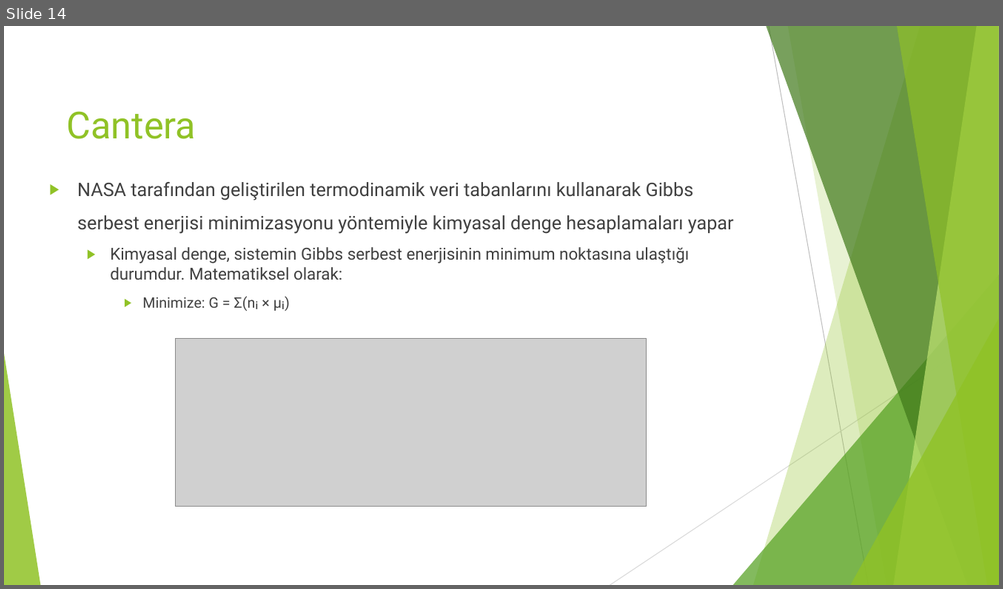
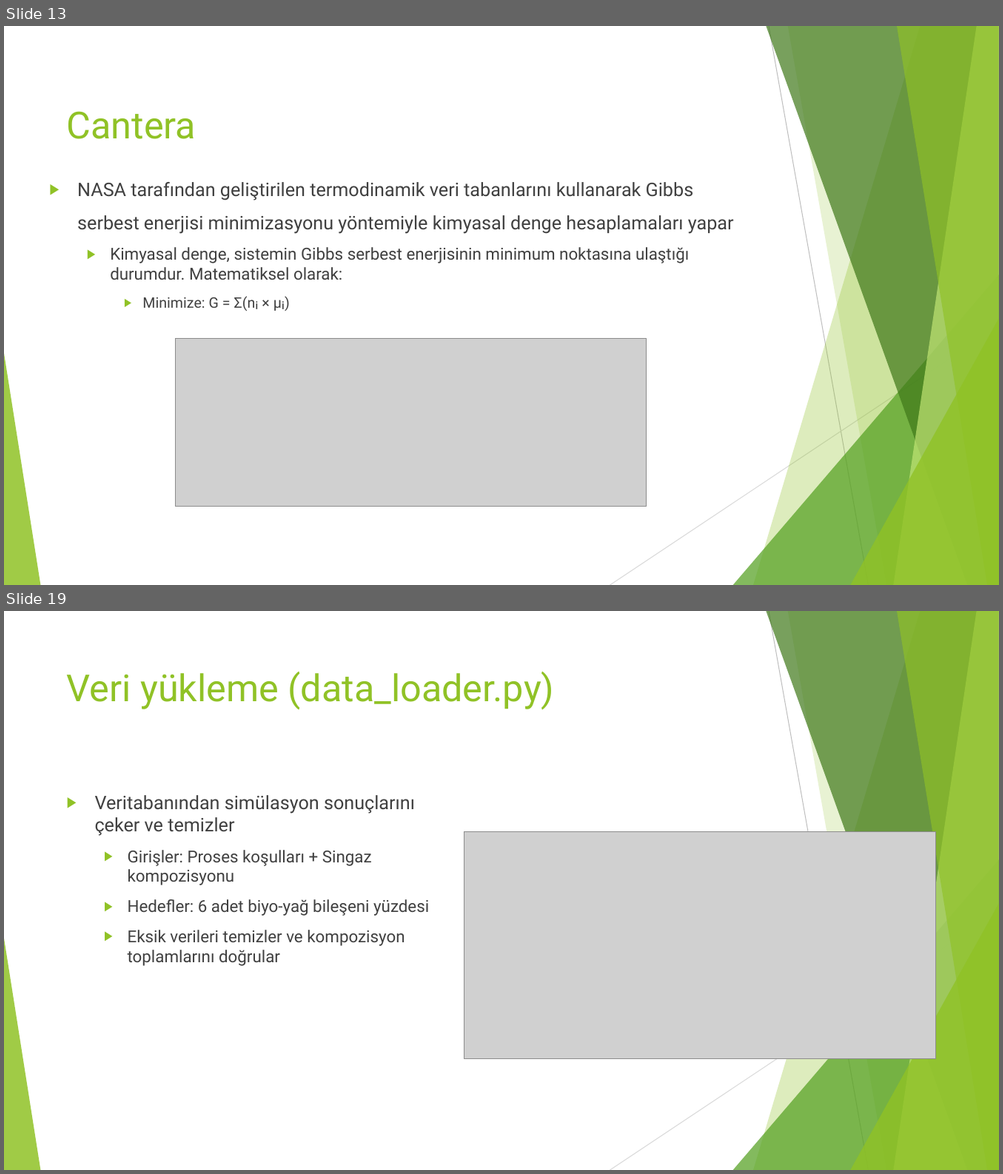
Before and after one commit to orhunuz-ftell/-biyokomurlestirme, a slide deck: tik4_sunum.pptx. Shown one above the other, each under a label of ours: slide 14 before the commit, slides 13 and 19 after it; the slides between them are not shown. The pictures are 1003x589 and 1003x1174 pixels, drawn with LibreOffice and Linux fonts; fonts in the diff are those of the drawing; grey boxes stand for pictures. Boxes give left, top, right and bottom in pixels: in the first picture for what was removed or moved away, otherwise in the second. Text is boxed around its words. In the diff, an @@ line names an element or a change of style, - is before the commit and + after.

```diff
--- a/tik4_sunum.pptx
+++ b/tik4_sunum.pptx
@@ slide 19 added at [4, 611, 999, 1170], background #FFFFFF; not listed: 10 template elements that a slide beside it also shows @@
@@ title added at [67, 672, 555, 710], 36 pt, text #90C226 @@
+Veri yükleme (data_loader.py)
@@ text added at [95, 795, 429, 966], 16 pt, text #404040 @@
+▶ Veritabanından simülasyon sonuçlarını çeker ve temizler
+  ▶ Girişler: Proses koşulları + Singaz kompozisyonu
+  ▶ Hedefler: 6 adet biyo-yağ bileşeni yüzdesi
+  ▶ Eksik verileri temizler ve kompozisyon toplamlarını doğrular
@@ picture added at [464, 832, 935, 1059] @@
@@ what was slide 14 is now slide 13 @@
```
Also in this commit, not shown: 10 slides changed, 19 other slides added, 15 slides removed, 3 other files.
